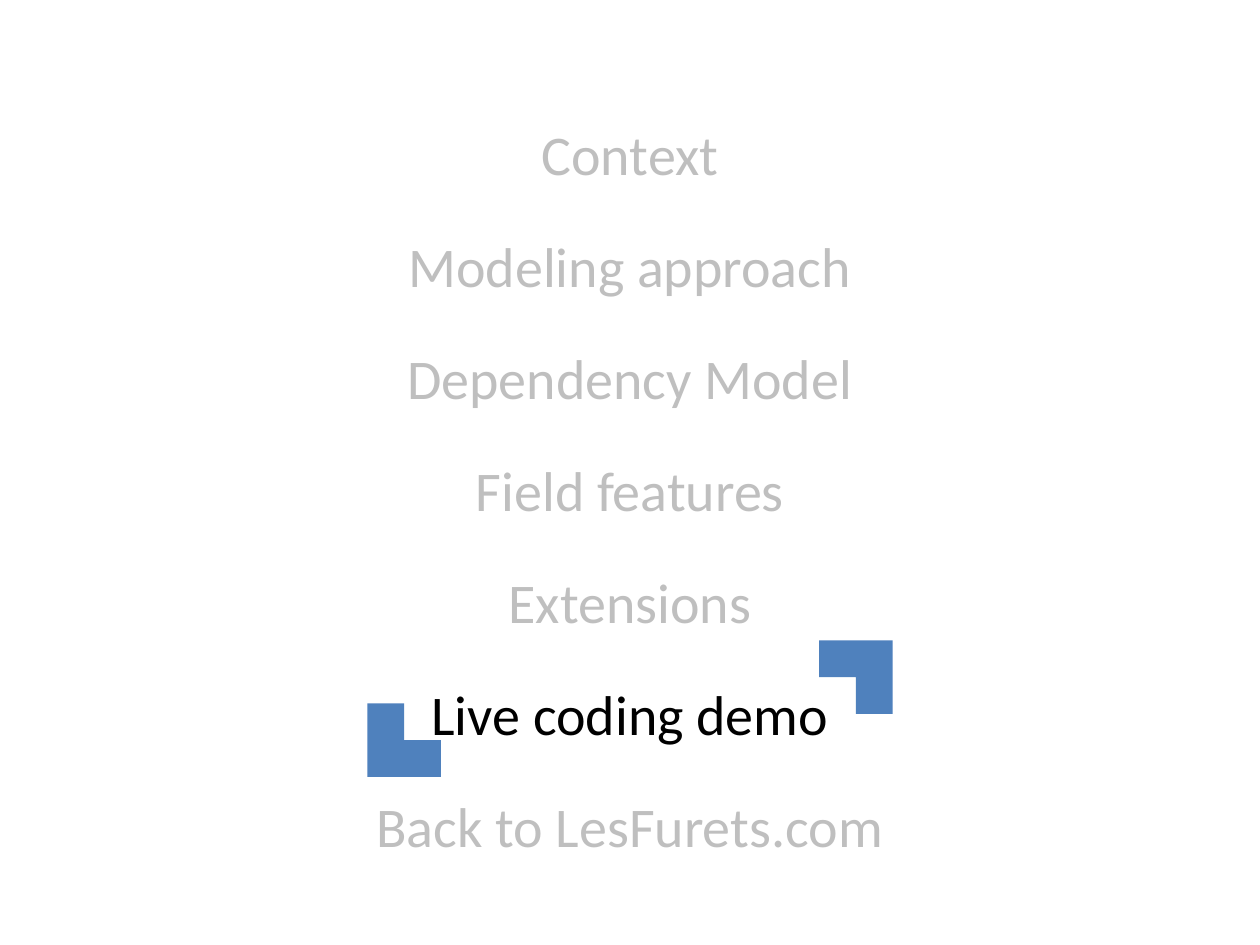
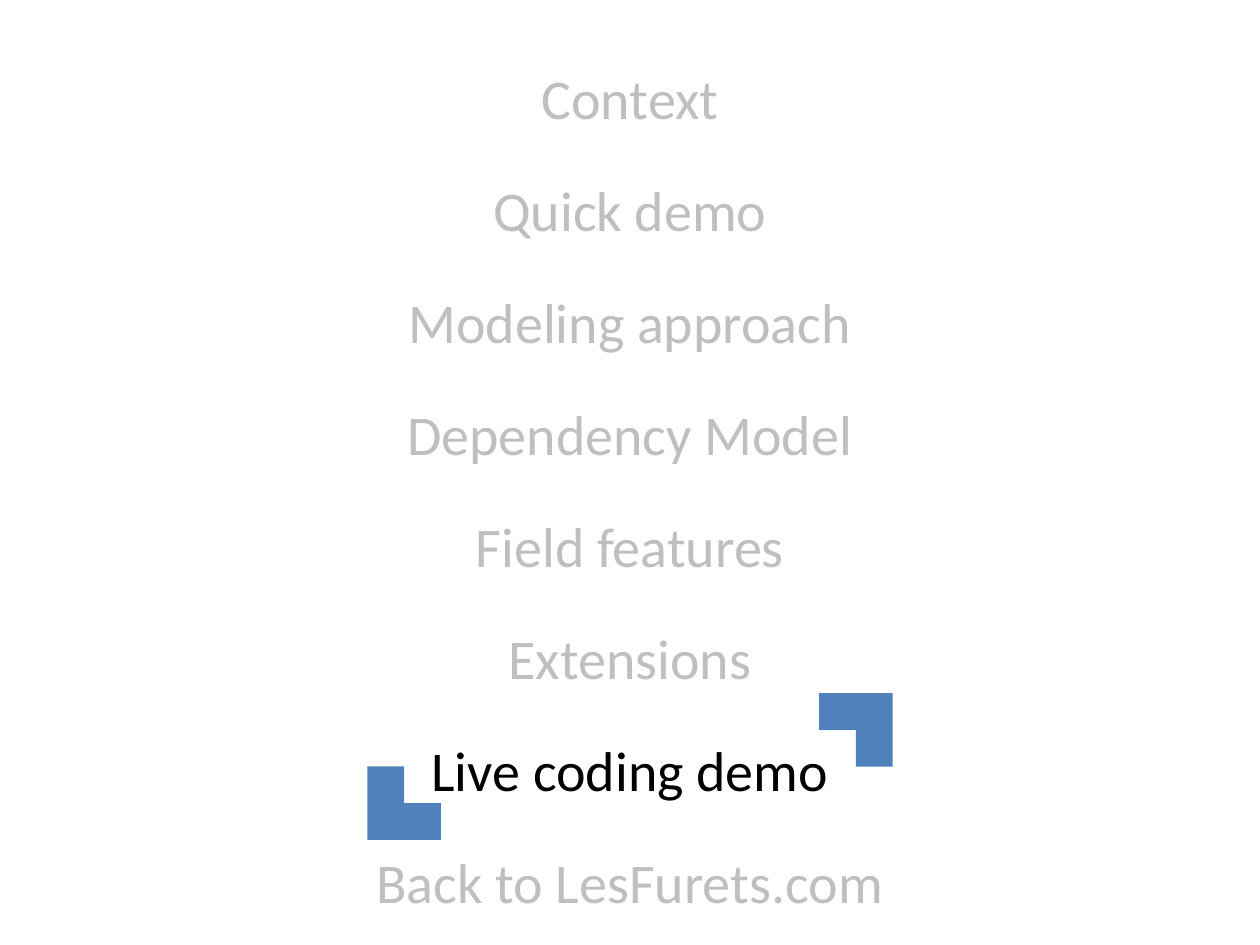
Before and after one commit to lesfurets/mdl4ui, a slide deck: slide 59 of mdl4ui-docs/mdl4ui_cg2013.pptx. Drawn at 1260x945 pixels with LibreOffice and Linux fonts; fonts in the diff are those of the drawing; background and template pictures are left out. Boxes give left, top, right and bottom in pixels: in the first picture for what was removed or moved away, otherwise in the second. Text is boxed around its words. In the diff, an @@ line names an element or a change of style, - is before the commit and + after.

```diff
--- a/mdl4ui-docs/mdl4ui_cg2013.pptx
+++ b/mdl4ui-docs/mdl4ui_cg2013.pptx
@@ text at (493, 192, 767, 238): paragraph added @@
+Quick demo
@@ corner: place and size @@
-corner at (819, 640, 892, 713)
+corner at (819, 693, 892, 766)
@@ corner: place and size @@
-corner at (368, 703, 441, 776)
+corner at (368, 766, 441, 839)
```
Also in this commit, not shown: 10 other slides changed, 1 slide added, 1 slide removed, 3 other files.
